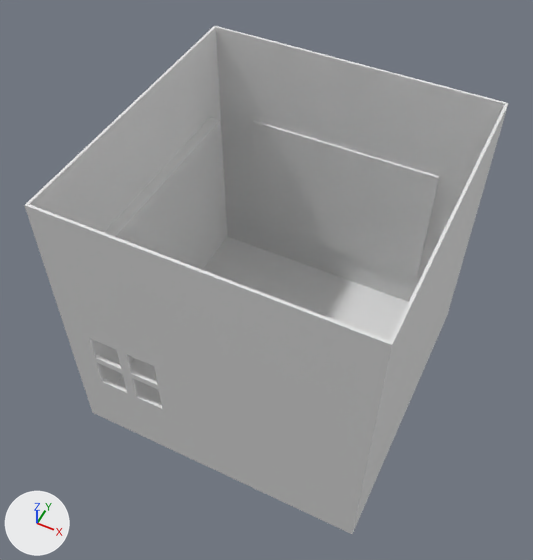
The FBX model Project/res/models/menu_screen.fbx as it was, and as the next commit left it.
One viewpoint serves both versions: a 50 mm camera at (10.3, -22.1, 30.7) aimed at (-0.5, -0.5, 3.6). The axes (+X, +Y, +Z) are drawn at lower left. The lights are the same throughout. Where no turn or scale is listed for an object, it has been applied to the vertices.

Objects in the first picture: 'menu_screen'.
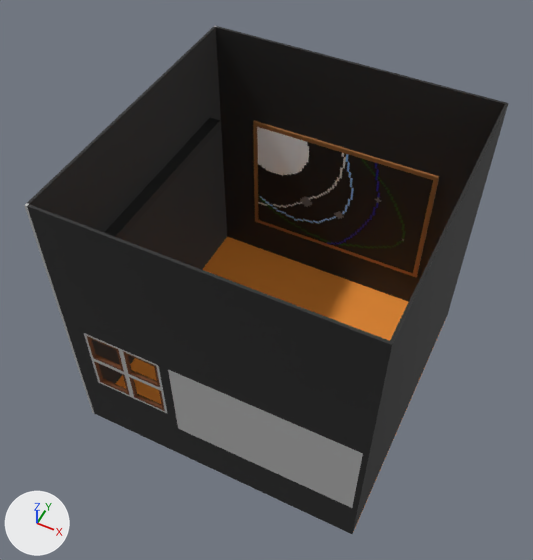
Commit message: new Menu model

What the commit changed:
Picture 'spasm_diffuse.tga' (img_spasm_diffuse_tga) is new.
In material 'palette.028' (mat_palette_028), base_color is no longer (0.8, 0.8, 0.8), white #e7e7e7.
In material 'palette.028' (mat_palette_028), texture is now set to img_spasm_diffuse_tga.

Where the change shows, as pixel boxes [x1, y1, x2, y2] in the pictures (533 x 560 px):
'menu_screen', surface changed (grey to black): [24, 26, 508, 534] in both
